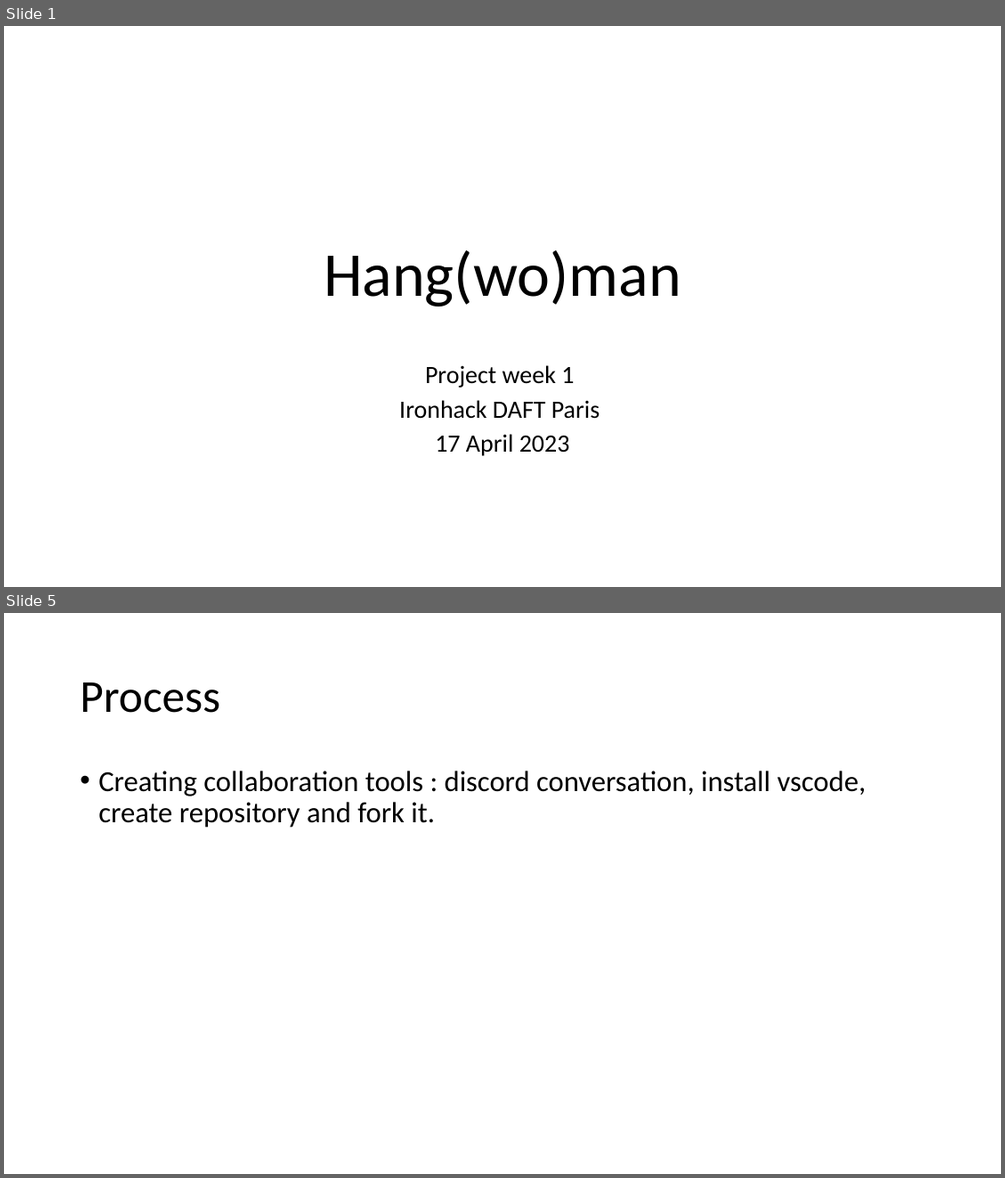
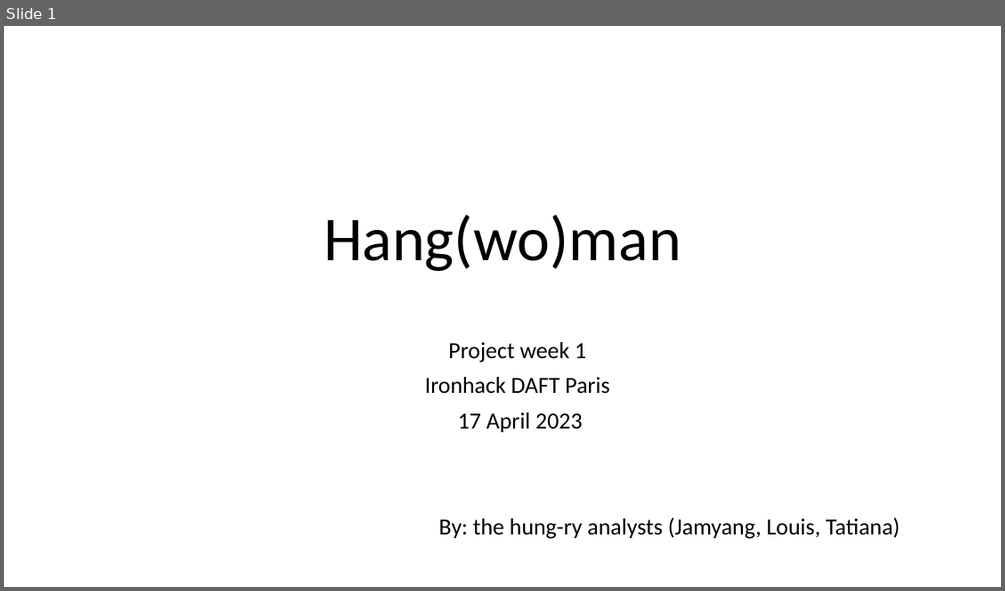
Before and after one commit to louis-md/hangman, a slide deck: Presentation1.pptx. Shown one above the other, each under a label of ours: slides 1 and 5 before the commit, slide 1 after it; the slides between them are not shown. The pictures are 1005x1178 and 1005x591 pixels, drawn with LibreOffice and Linux fonts; fonts in the diff are those of the drawing. Boxes give left, top, right and bottom in pixels: in the first picture for what was removed or moved away, otherwise in the second. Text is boxed around its words. In the diff, an @@ line names an element or a change of style, - is before the commit and + after.

```diff
--- a/Presentation1.pptx
+++ b/Presentation1.pptx
@@ slide 5 removed at <box>4,613,1001,1174</box>, background #FFFFFF @@
@@ title removed at <box>80,682,220,713</box> @@
-Process
@@ text removed at <box>98,771,866,827</box> @@
-• Creating collaboration tools : discord conversation, install vscode, create repository and fork it.
@@ slide 1 changed as well @@
@@ title "Hang(wo)man": place and size @@
-title "Hang(wo)man" at <box>324,250,681,306</box>
+title "Hang(wo)man" at <box>324,215,681,271</box>
@@ subtitle "Project week 1": place and size @@
-subtitle "Project week 1" at <box>399,365,599,456</box>
+subtitle "Project week 1" at <box>425,342,899,539</box>
@@ subtitle at <box>425,342,609,433</box>: size 24 to 22.2 pt in "Project week 1", "Ironhack DAFT Paris", "17 April 2023"; line spacing 0.8 to 0.9 @@
@@ subtitle at <box>439,517,899,539</box>: paragraph added @@
+By: the hung-ry analysts (Jamyang, Louis, Tatiana)
```
Also in this commit, not shown: 2 other slides changed, 7 slides added, 3 other slides removed.
